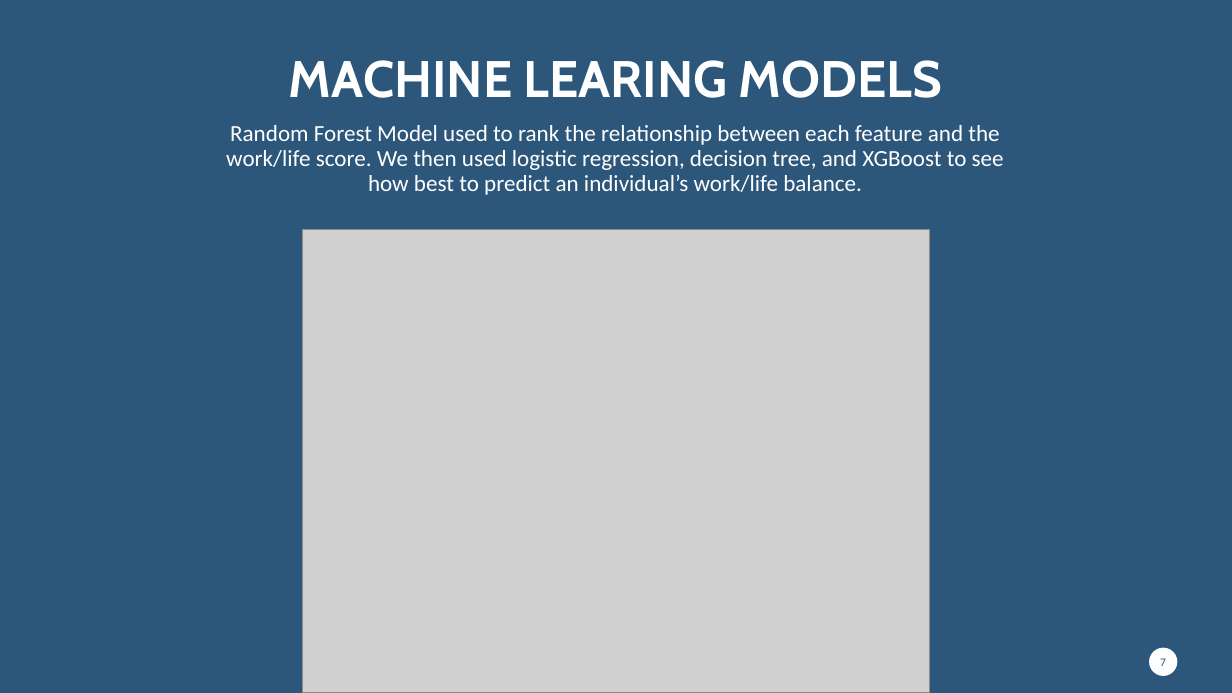
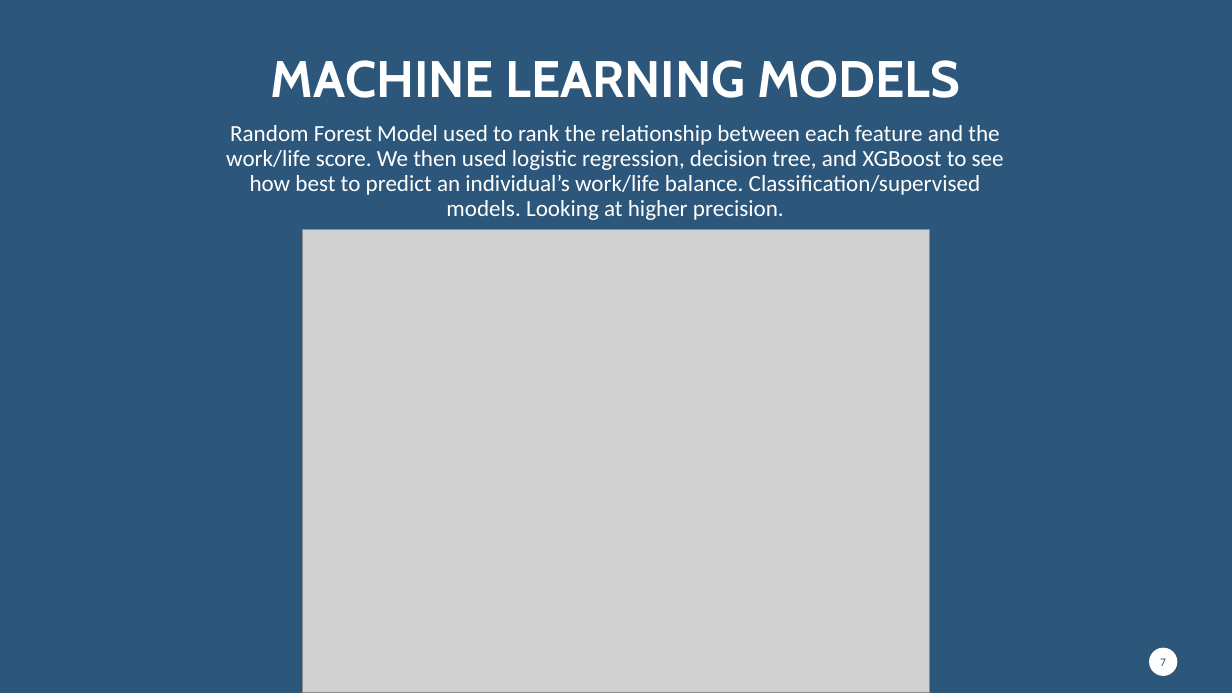
Before and after one commit to crystdang/DABC-final-g5, a slide deck: slide 7 of slide_deck/final-project-presentation.pptx. Drawn at 1232x693 pixels with LibreOffice and Linux fonts; fonts in the diff are those of the drawing; grey boxes stand for pictures; background and template pictures are left out. Boxes give left, top, right and bottom in pixels: in the first picture for what was removed or moved away, otherwise in the second. Text is boxed around its words. In the diff, an @@ line names an element or a change of style, - is before the commit and + after.

Commit message:
updated slide deck

```diff
--- a/slide_deck/final-project-presentation.pptx
+++ b/slide_deck/final-project-presentation.pptx
@@ title at box(271, 60, 960, 98): text changed @@
-MACHINE LEARING MODELS
+MACHINE LEARNING MODELS
@@ text at box(226, 125, 1004, 220): text changed @@
-Random Forest Model used to rank the relationship between each feature and the work/life score. We then used logistic regression, decision tree, and XGBoost to see how best to predict an individual’s work/life balance.
+Random Forest Model used to rank the relationship between each feature and the work/life score. We then used logistic regression, decision tree, and XGBoost to see how best to predict an individual’s work/life balance. Classification/supervised models. Looking at higher precision.
```
Also in this commit, not shown: 3 other slides changed, 1 slide added, 1 slide removed, 1 other file.
